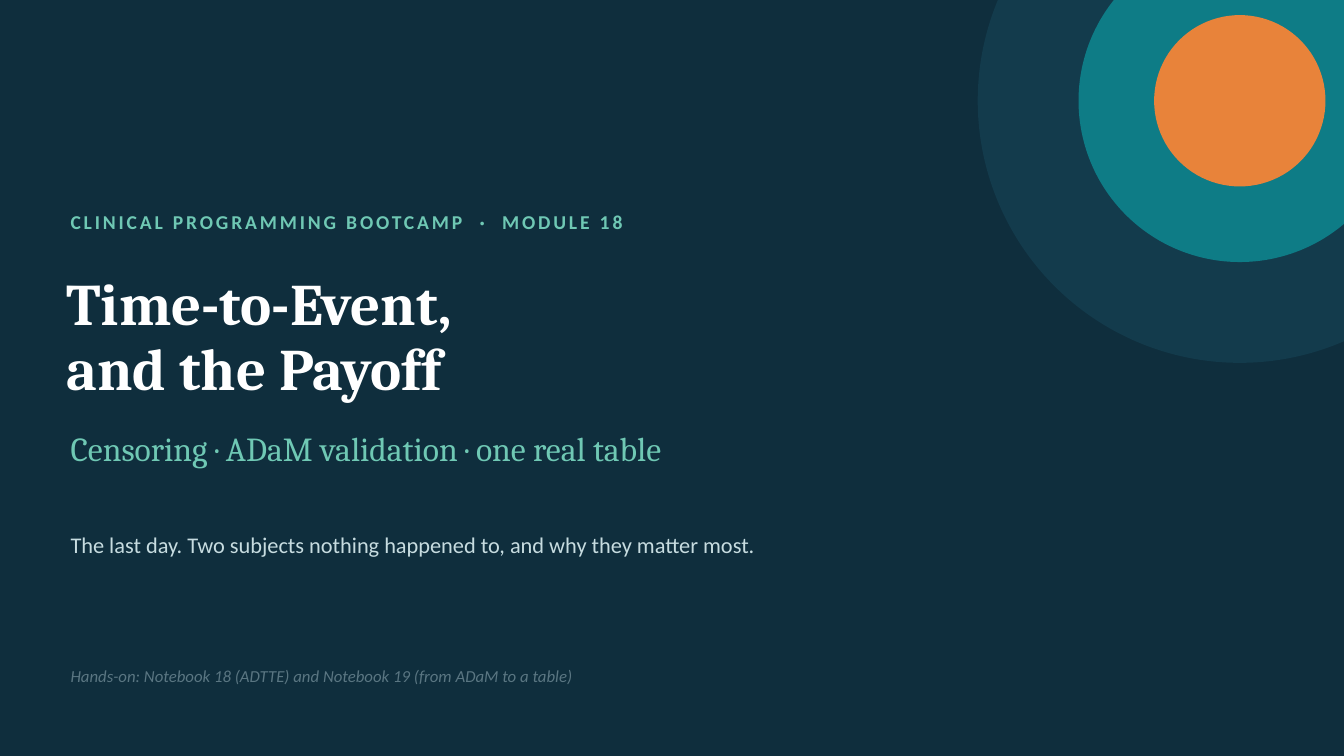
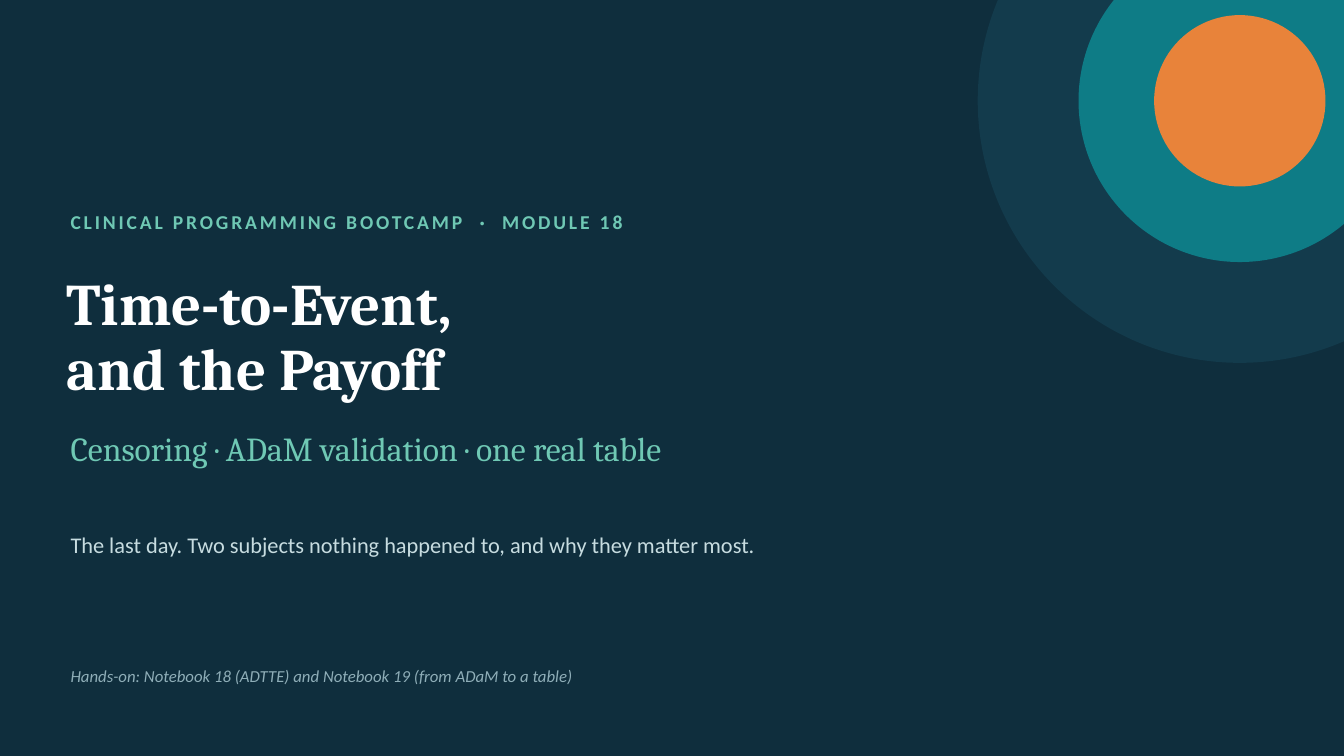
Before and after one commit to shabeebkk/sdtm-clinical-programming-bootcamp, a slide deck: slide 1 of presentations/18_tte_validation.pptx. Drawn at 1344x756 pixels with LibreOffice and Linux fonts; fonts in the diff are those of the drawing. Boxes give left, top, right and bottom in pixels: in the first picture for what was removed or moved away, otherwise in the second. Text is boxed around its words. In the diff, an @@ line names an element or a change of style, - is before the commit and + after.

```diff
--- a/presentations/18_tte_validation.pptx
+++ b/presentations/18_tte_validation.pptx
@@ text "Hands-on: Notebook 18 (ADTTE) and ..." at (71, 670, 573, 684): text colour #5A7682 to #8FAEB8 @@
```
Also in this commit, not shown: 1 other slide changed, 44 other files.
